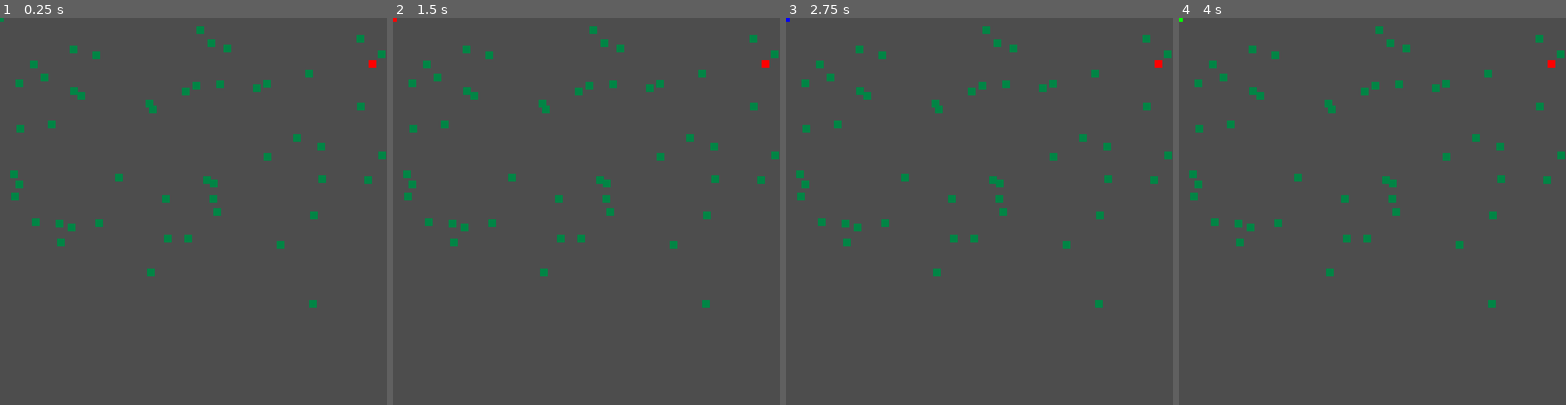
Above: before the commit, frames 1-4 (left to right).
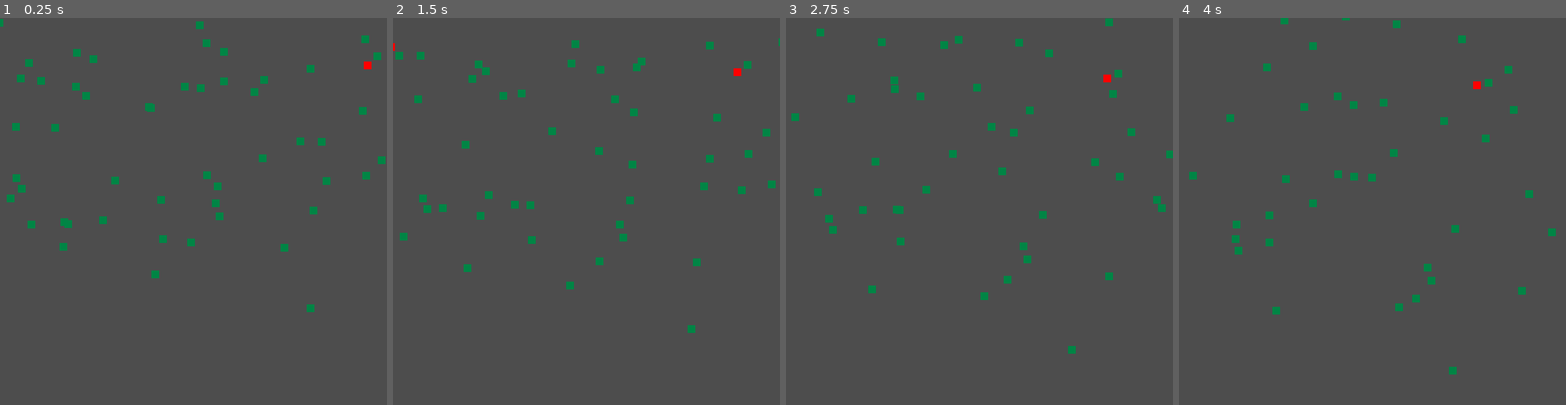
Above: after the commit, the same moments.

Repository: LeonardoMonteblanc/sir_simulator
Game: Godot game, scene res://scenes/main/Principal.tscn
Two runs of this game, one before a commit and one after it. Both use one fixed random seed, a clock stepped at 60 frames per second and the inputs below.
Inputs:
- Up to frame 1 (0.25 s): no input
- Up to frame 2 (1.5 s): tap Enter (ui_accept) at 0.5, 0.77 s; hold Right (ui_right) 0.53-1.28 s; hold Left (ui_left) from 1.28 s (still down)
- Up to frame 3 (2.75 s): tap Enter (ui_accept) at 1.52 s; release Left (ui_left) at 2.03 s; hold Right (ui_right) from 2.03 s (still down)
- Up to frame 4 (4 s): tap Enter (ui_accept) at 3.02, 3.77 s; release Right (ui_right) at 3.53 s; hold Left (ui_left) from 3.53 s (still down)

The runs differ from the first frame. In frame 1, 2.6% of the frame differs, in the area x 0-100%, y 0-76%; in frame 2, 3.9%, in the area x 0-100%, y 0-82%; in frame 3, 3.6%; in frame 4, 3.4%.

Commit message:
feat(task-29): implementa movimentação contínua dos agentes

Diff:
--- a/scripts/agents/agente.gd
+++ b/scripts/agents/agente.gd
@@ -47,4 +47,4 @@
 
 # Called every frame. 'delta' is the elapsed time since the previous frame.
 func _process(delta: float) -> void:
-	pass
+	position += direcao * velocidade * delta
